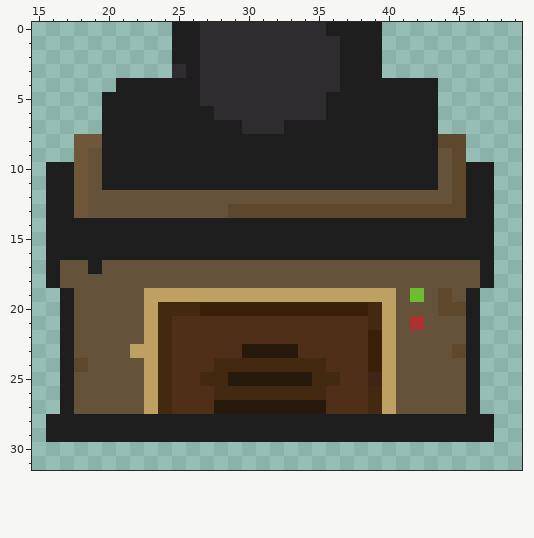
Pixel-art sprite, stored at UnityProject/Assets/_Art/AnimElements/FireplaceEmpty1.png. Above is the file before it was changed.
The file is 55x46 pixels. Colours within 5 levels of each other are drawn and written as one. Shown: x 15..49, y 0..31.
After:
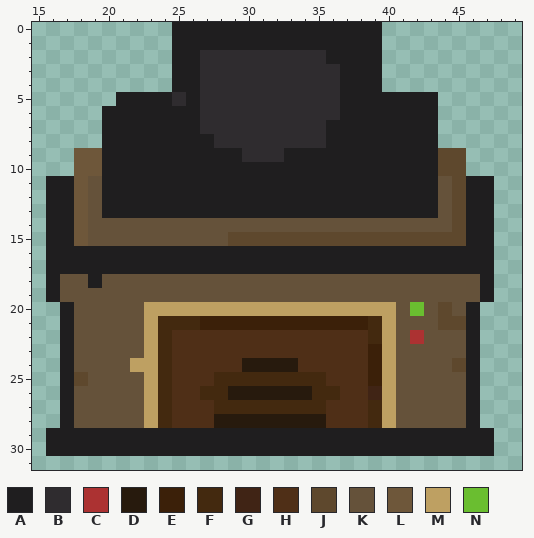
Palette (. is transparent): A #1f1e1f  B #2f2c2f  C #ac3232  D #271a0d  E #3b2009  F #43290f  G #402415  H #4f2f17  J #5e482d  K #65523a  L #6e573a  M #bea062  N #6abe30
Changes in this commit:
y 0: x 27..35 BBBBBBBBB -> AAAAAAAAA
y 1: x 27..36 BBBBBBBBBB -> AAAAAAAAAA
y 2: x 36 B -> A
y 3: x 25 B -> A
y 4: x 21..24 AAAA -> ....; x 40..43 AAAA -> ....
y 5: x 20 A -> .; x 25 A -> B; x 36 A -> B
y 6: x 27 A -> B; x 36 A -> B
y 7: x 27..29 AAA -> BBB; x 33..35 AAA -> BBB
y 8: x 18..19 LL -> ..; x 28..35 AAAAAAAA -> BBBBBBBB; x 44..45 JJ -> ..
y 9: x 19 K -> L; x 30..32 AAA -> BBB; x 44 K -> J
y 10: x 16..17 AA -> ..; x 19 K -> L; x 44 K -> J; x 46..47 AA -> ..
y 12: x 20..43 KKKKKKKKKKKKKKKKKKKKKKKK -> AAAAAAAAAAAAAAAAAAAAAAAA
y 13: x 20..44 KKKKKKKKKJJJJJJJJJJJJJJJJ -> AAAAAAAAAAAAAAAAAAAAAAAAK
y 14: x 18..45 AAAAAAAAAAAAAAAAAAAAAAAAAAAA -> LKKKKKKKKKKKKKKKKKKKKKKKKKKJ
y 15: x 18..45 AAAAAAAAAAAAAAAAAAAAAAAAAAAA -> LKKKKKKKKKKJJJJJJJJJJJJJJJJJ
y 17: x 17..18 KK -> AA; x 20..46 KKKKKKKKKKKKKKKKKKKKKKKKKKK -> AAAAAAAAAAAAAAAAAAAAAAAAAAA
y 18: x 19 K -> A
y 19: x 16..17 .A -> AK; x 23..40 MMMMMMMMMMMMMMMMMM -> KKKKKKKKKKKKKKKKKK; x 42 N -> K; x 44 J -> K; x 46..47 A. -> KA
y 20: x 24..39 FFFEEEEEEEEEEEEF -> MMMMMMMMMMMMMMMM; x 42 K -> N; x 45 J -> K
y 21: x 25..38 HHHHHHHHHHHHHH -> FFEEEEEEEEEEEE; x 42 C -> K; x 44..45 KK -> JJ
y 22: x 39 E -> F; x 42 K -> C
y 23: x 22 M -> K; x 30..33 DDDD -> HHHH; x 45 J -> K
y 24: x 18 J -> K; x 22 K -> M; x 28..35 FFFFFFFF -> HHDDDDHH; x 45 K -> J
y 25: x 18 K -> J; x 27 F -> H; x 29..34 DDDDDD -> FFFFFF; x 36 F -> H; x 39 G -> E
y 26: x 27 H -> F; x 29..34 FFFFFF -> DDDDDD; x 36 H -> F; x 39 F -> G
y 27: x 28..35 DDDDDDDD -> FFFFFFFF
y 28: x 16 A -> .; x 18..45 AAAAAAAAAAAAAAAAAAAAAAAAAAAA -> KKKKKMFHHHDDDDDDDDHHHFMKKKKK; x 47 A -> .
y 30: x 16..47 ................................ -> AAAAAAAAAAAAAAAAAAAAAAAAAAAAAAAA
Pixel boxes of the changes (left, top, right, bottom) in both pictures:
changed: (46, 22, 494, 456)
